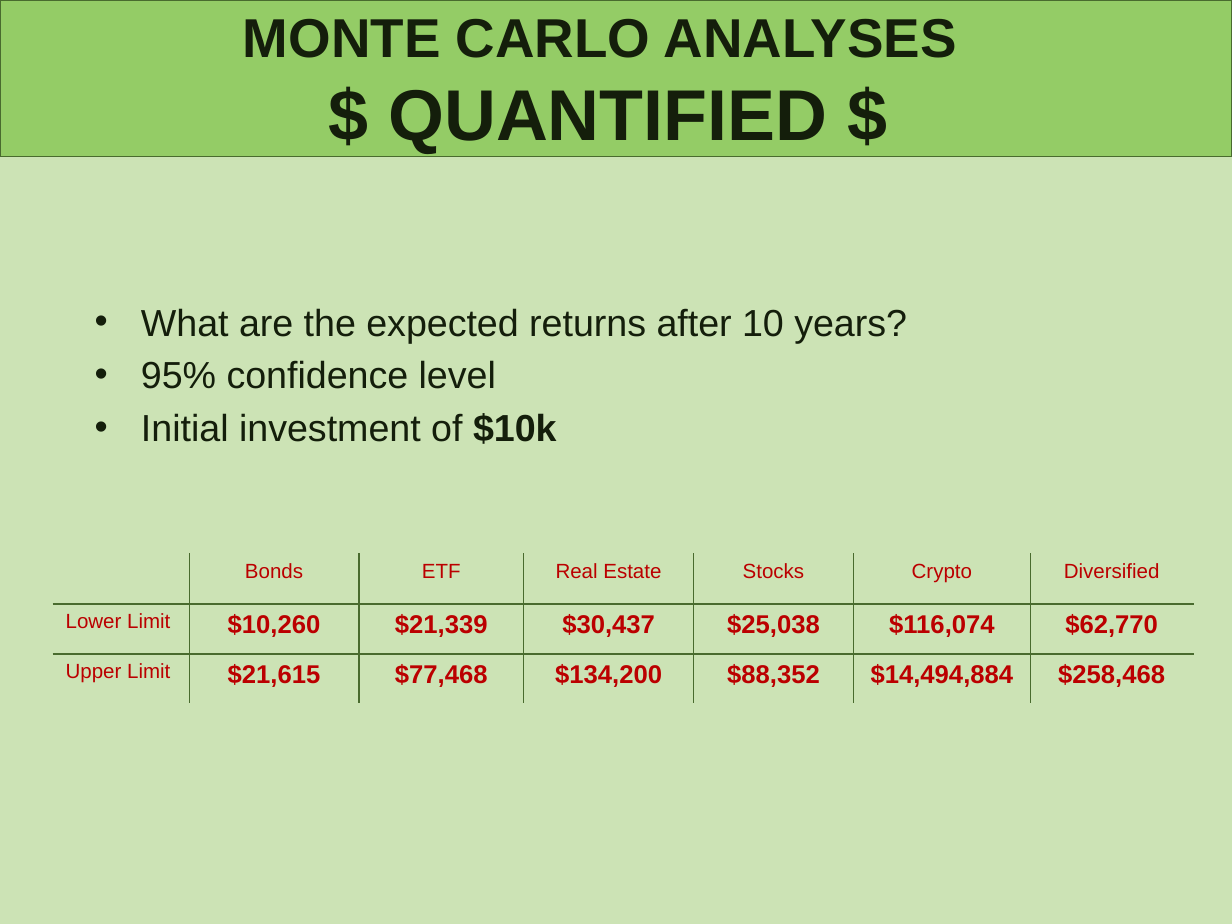
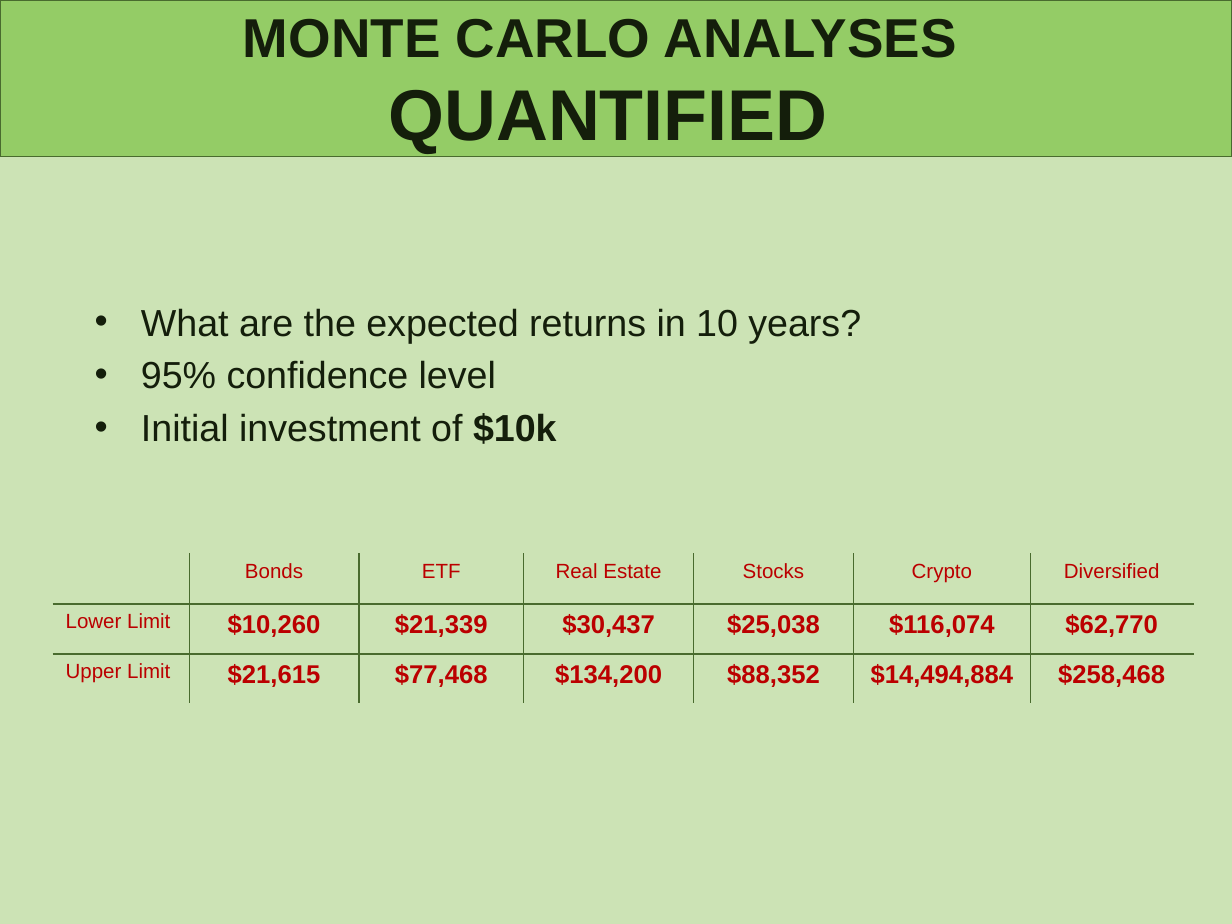
Before and after one commit to lindseyhardouin/Challenging_the_Status_Quo, a slide deck: slide 13 of presentation/P1- Challening the Status Quo.pptx (slide 10 before the commit). Drawn at 1232x924 pixels with LibreOffice and Linux fonts; fonts in the diff are those of the drawing. Boxes give left, top, right and bottom in pixels: in the first picture for what was removed or moved away, otherwise in the second. Text is boxed around its words. In the diff, an @@ line names an element or a change of style, - is before the commit and + after.

```diff
--- a/presentation/P1- Challening the Status Quo.pptx
+++ b/presentation/P1- Challening the Status Quo.pptx
@@ title at (x1=243, y1=19, x2=957, y2=153): text changed @@
-MONTE CARLO ANALYSES
-$ QUANTIFIED $
+MONTE CARLO ANALYSES
+QUANTIFIED
@@ text at (x1=141, y1=308, x2=861, y2=343): text changed @@
-• What are the expected returns after 10 years?
+• What are the expected returns in 10 years?
```
Also in this commit, not shown: 8 other slides changed, 2 slides added, 1 slide removed.
